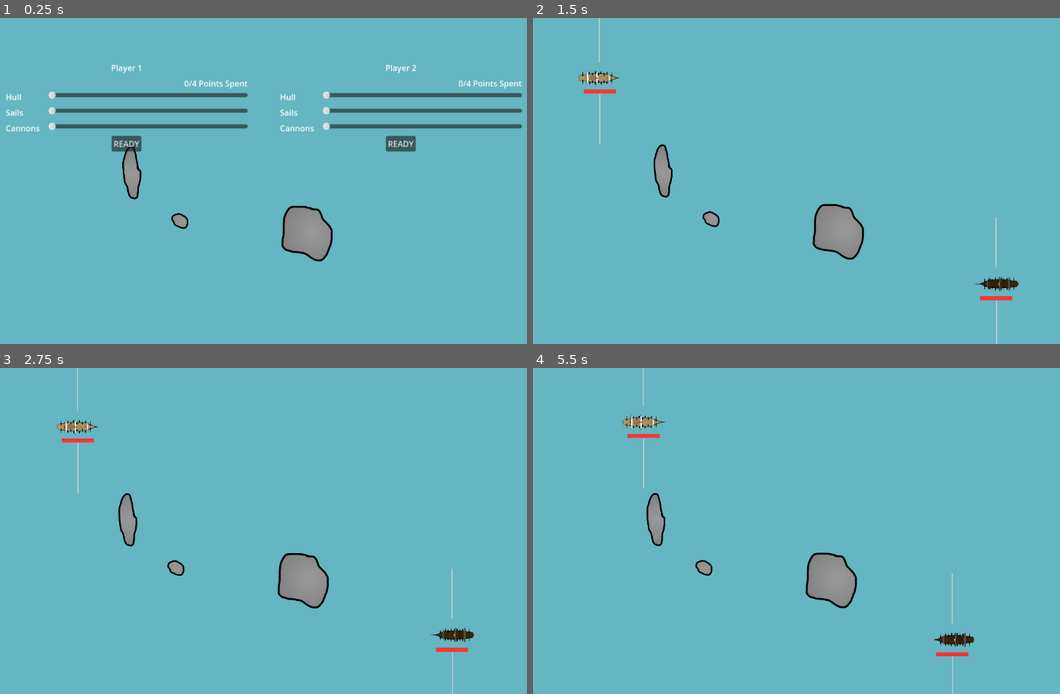
Above: before the commit, frames 1-4 (two rows, left to right).
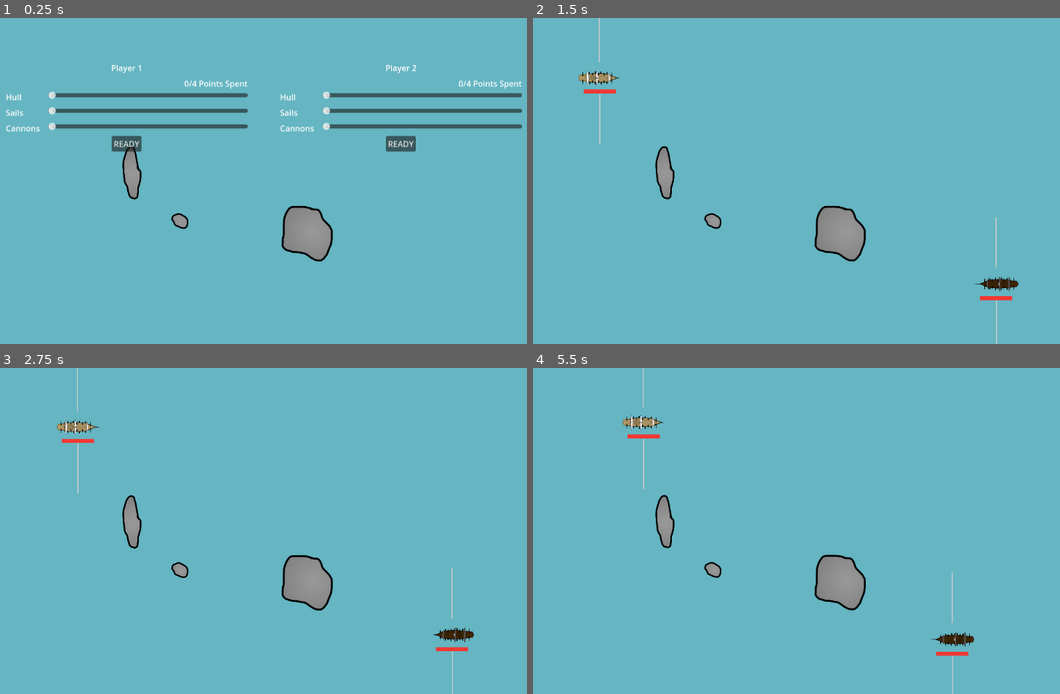
Above: after the commit, the same moments.

Repository: friedev/corsair-warfare
Game: Godot game, scene res://scenes/main.tscn
Same seed, same stepped clock (60 frames per second), same inputs: the game is played once before the commit and once after it.
Inputs:
- Up to frame 1 (0.25 s): no input
- Up to frame 2 (1.5 s): click "READY" at 0.5 s; click "READY" at 1.25 s
- Up to frame 3 (2.75 s): no input
- Up to frame 4 (5.5 s): no input

The runs differ from the first frame. In frame 1, less than 0.1% of the frame differs, in the area x 22-99%, y 14-75%; in frame 2, 0.7%; in frame 3, 1.1%; in frame 4, 1.7%, in the area x 16-84%, y 11-89%.

Commit message:
Refactor wind implementation
- Save wind area as scene
- Disable wind until players are ready
- Export wind area's ship references
- Store wind as vector
- Use circular region for wind area and resize to fit current arena

Diff:
--- a/scenes/main.tscn
+++ b/scenes/main.tscn
@@ -1,9 +1,9 @@
-[gd_scene load_steps=12 format=3 uid="uid://cu3bi35hm6ysu"]
+[gd_scene load_steps=11 format=3 uid="uid://cu3bi35hm6ysu"]
 
 [ext_resource type="Script" path="res://scripts/main.gd" id="1_dq6dd"]
 [ext_resource type="PackedScene" uid="uid://fmyumo0aq4ua" path="res://scenes/ship.tscn" id="1_ra0tt"]
-[ext_resource type="Script" path="res://scripts/WindArea2D.gd" id="1_vt0xp"]
 [ext_resource type="Texture2D" uid="uid://ccurknedxv85g" path="res://sprites/ships/white/health_high.png" id="2_1fgds"]
+[ext_resource type="PackedScene" uid="uid://btova3sdipnu" path="res://scenes/wind_area.tscn" id="2_5rqvr"]
 [ext_resource type="Script" path="res://scripts/camera.gd" id="4_6ifil"]
 [ext_resource type="PackedScene" uid="uid://bs0etbf2qxvdl" path="res://scenes/customization_menu.tscn" id="5_ke02y"]
 [ext_resource type="Texture2D" uid="uid://cod7sn5unigje" path="res://sprites/border.png" id="5_xsw8y"]
@@ -11,26 +11,13 @@
 [ext_resource type="PackedScene" path="res://scenes/hazards/rock_big.tscn" id="7_1j5n2"]
 [ext_resource type="PackedScene" path="res://scenes/hazards/rock_small.tscn" id="8_eo5qm"]
 
-[sub_resource type="RectangleShape2D" id="RectangleShape2D_sl3mo"]
-size = Vector2(1151, 647)
-
 [node name="Main" type="Node"]
 script = ExtResource("1_dq6dd")
 
-[node name="WindArea2D" type="Area2D" parent="."]
-gravity_space_override = 1
-gravity_point_center = Vector2(0, 0)
-gravity_direction = Vector2(0, 0)
-gravity = 15.0
-script = ExtResource("1_vt0xp")
-metadata/_edit_group_ = true
-
-[node name="WindCollision2D" type="CollisionShape2D" parent="WindArea2D"]
-position = Vector2(575.5, 323.5)
-shape = SubResource("RectangleShape2D_sl3mo")
-
-[node name="Timer" type="Timer" parent="WindArea2D"]
-wait_time = 2.0
+[node name="WindArea" parent="." node_paths=PackedStringArray("ship1", "ship2") instance=ExtResource("2_5rqvr")]
+unique_name_in_owner = true
+ship1 = NodePath("../Ship1")
+ship2 = NodePath("../Ship2")
 
 [node name="Ship1" parent="." instance=ExtResource("1_ra0tt")]
 unique_name_in_owner = true
@@ -83,5 +70,4 @@
 ship1 = NodePath("../../Ship1")
 ship2 = NodePath("../../Ship2")
 
-[connection signal="timeout" from="WindArea2D/Timer" to="WindArea2D" method="_on_timer_timeout"]
 [connection signal="players_ready" from="Menus/CustomizationMenu" to="." method="_on_customization_menu_players_ready"]
--- /dev/null
+++ b/scenes/wind_area.tscn
@@ -0,0 +1,25 @@
+[gd_scene load_steps=3 format=3 uid="uid://btova3sdipnu"]
+
+[ext_resource type="Script" path="res://scripts/wind_area.gd" id="1_om06h"]
+
+[sub_resource type="CircleShape2D" id="CircleShape2D_yiq71"]
+radius = 2000.0
+
+[node name="WindArea" type="Area2D"]
+gravity_space_override = 1
+gravity_point_center = Vector2(0, 0)
+gravity_direction = Vector2(0, 0)
+gravity = 15.0
+script = ExtResource("1_om06h")
+
+[node name="CollisionShape2D" type="CollisionShape2D" parent="."]
+unique_name_in_owner = true
+position = Vector2(575.5, 323.5)
+shape = SubResource("CircleShape2D_yiq71")
+
+[node name="WindChangeTimer" type="Timer" parent="."]
+unique_name_in_owner = true
+wait_time = 10.0
+autostart = true
+
+[connection signal="timeout" from="WindChangeTimer" to="." method="_on_timer_timeout"]
--- a/scripts/WindArea2D.gd
+++ /dev/null
@@ -1,47 +0,0 @@
-extends Area2D
-
-
-var wind_directions = [
-	Vector2(1, 0),
-	Vector2(0, 0.5),
-	Vector2(0.5, 0.5),
-	Vector2(0, -1),
-	Vector2(0.25, 0),
-]
-
-var xWind = null
-var yWind = null
-@onready var ship1 = get_node("/root/Main/Ship1")
-@onready var ship2 = get_node("/root/Main/Ship2")
-#test
-# Called when the node enters the scene tree for the first time.
-func _ready():
-	var timer = $Timer
-	timer.wait_time = 10
-	timer.start()
-	_on_timer_timeout()
-
-# Called every frame. 'delta' is the elapsed time since the previous frame.
-func _process(_delta):
-	if xWind != 0:
-		if ship1.linear_velocity.y > 16:
-			ship1.correctNYMovement(xWind)
-		if ship1.linear_velocity.y < -16:
-			ship1.correctYMovement(xWind)
-
-	if yWind != 0:
-		if ship1.linear_velocity.x < -16 || ship1.linear_velocity.x > 16:
-			ship1.correctNXMovement(yWind)
-
-func change_wind_direction():
-	var index = randi() % wind_directions.size()
-	var current_wind = wind_directions[index]
-#	var current_wind = Vector2(2, 0)
-	self.set_gravity_direction(current_wind)
-	print("gravity direction:", current_wind)
-	xWind = current_wind.x
-	yWind = current_wind.y
-
-
-func _on_timer_timeout():
-	change_wind_direction()
--- a/scripts/main.gd
+++ b/scripts/main.gd
@@ -2,6 +2,7 @@
 
 @onready var ship1: Ship = %Ship1
 @onready var ship2: Ship = %Ship2
+@onready var wind_area: WindArea = %WindArea
 
 
 func set_ship_enabled(ship: Ship, enabled: bool) -> void:
@@ -14,8 +15,11 @@
 func _ready() -> void:
 	self.set_ship_enabled(self.ship1, false)
 	self.set_ship_enabled(self.ship2, false)
+	self.wind_area.collision_shape.disabled = true
 
 
 func _on_customization_menu_players_ready() -> void:
 	self.set_ship_enabled(self.ship1, true)
 	self.set_ship_enabled(self.ship2, true)
+	self.wind_area.collision_shape.disabled = false
+	self.wind_area.wind_change_timer.start()
--- /dev/null
+++ b/scripts/wind_area.gd
@@ -0,0 +1,46 @@
+extends Area2D
+class_name WindArea
+
+@export var ship1: Ship
+@export var ship2: Ship
+
+var wind_directions: Array[Vector2] = [
+	Vector2(1, 0),
+	Vector2(0, 0.5),
+	Vector2(0.5, 0.5),
+	Vector2(0, -1),
+	Vector2(0.25, 0),
+]
+
+var wind: Vector2
+
+@onready var collision_shape: CollisionShape2D = %CollisionShape2D
+@onready var wind_change_timer: Timer = %WindChangeTimer
+
+
+func _ready():
+	self.change_wind_direction()
+
+
+func _physics_process(delta: float) -> void:
+	if self.wind.x != 0:
+		if ship1.linear_velocity.y > 16:
+			ship1.correctNYMovement(self.wind.x)
+		if ship1.linear_velocity.y < -16:
+			ship1.correctYMovement(self.wind.x)
+
+	if self.wind.y != 0:
+		if ship1.linear_velocity.x < -16 || ship1.linear_velocity.x > 16:
+			ship1.correctNXMovement(self.wind.y)
+
+
+func change_wind_direction():
+	var index = randi() % wind_directions.size()
+	self.wind =  wind_directions[index]
+#	var current_wind = Vector2(2, 0)
+	self.set_gravity_direction(self.wind)
+	print("gravity direction:", self.wind)
+
+
+func _on_timer_timeout():
+	self.change_wind_direction()
